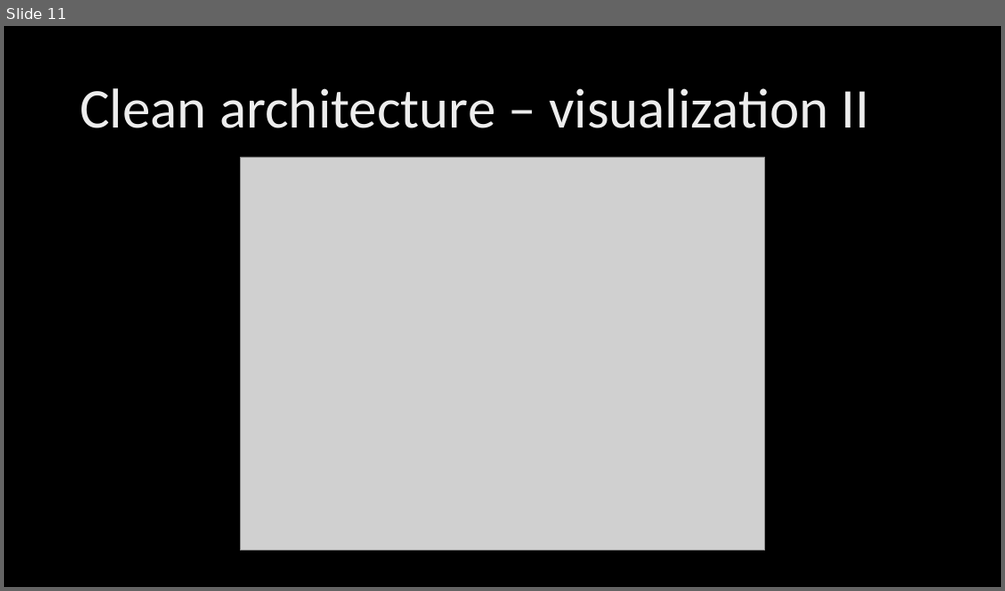
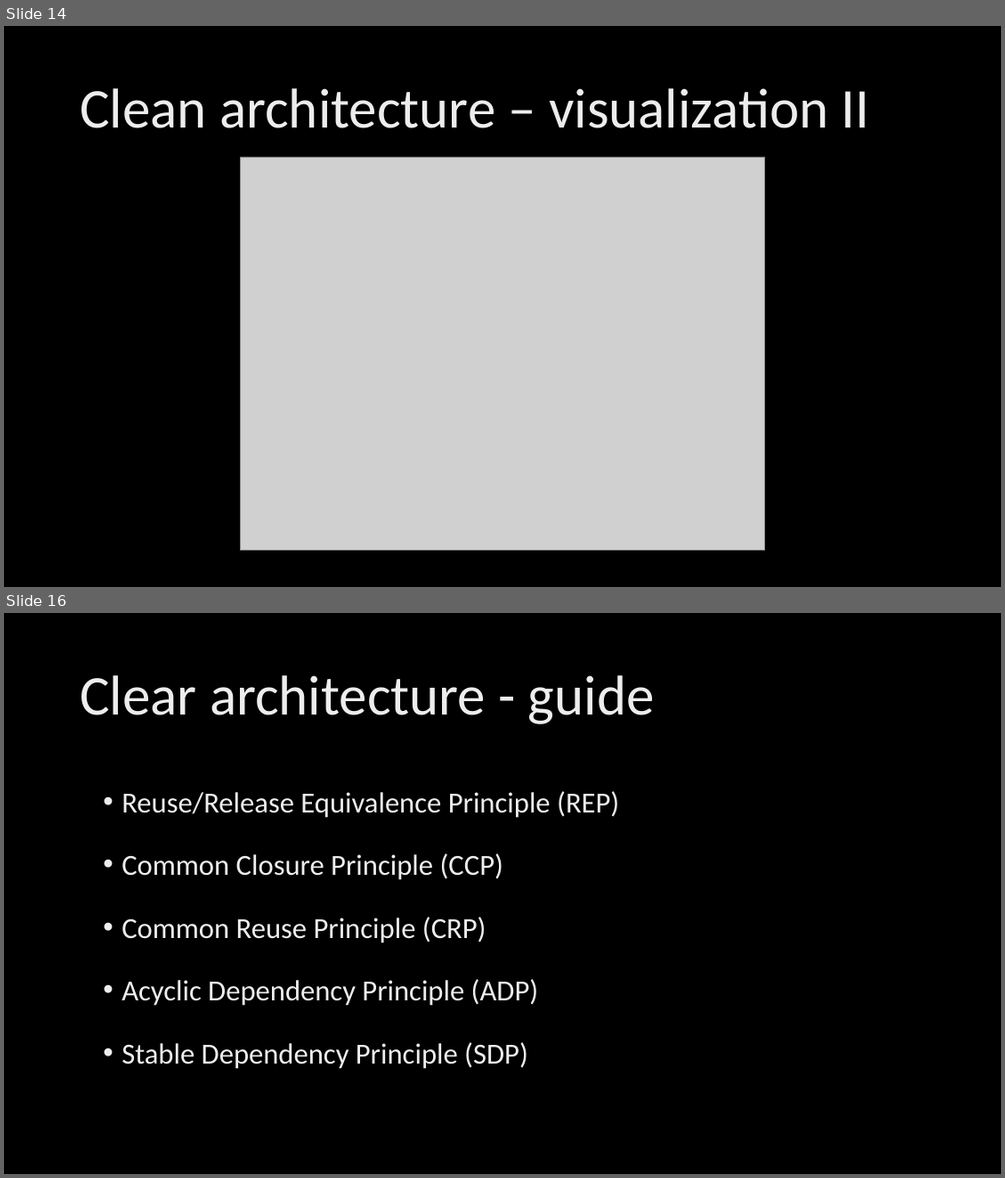
Before and after one commit to KonradGalczynski/Learning, a slide deck: CleanCodeCleanArch/CleanCodeCleanArch.pptx. Shown one above the other, each under a label of ours: slide 11 before the commit, slides 14 and 16 after it; the slides between them are not shown. The pictures are 1005x591 and 1005x1178 pixels, drawn with LibreOffice and Linux fonts; fonts in the diff are those of the drawing; grey boxes stand for pictures; background and template pictures are left out. Boxes give left, top, right and bottom in pixels: in the first picture for what was removed or moved away, otherwise in the second. Text is boxed around its words. In the diff, an @@ line names an element or a change of style, - is before the commit and + after.

```diff
--- a/CleanCodeCleanArch/CleanCodeCleanArch.pptx
+++ b/CleanCodeCleanArch/CleanCodeCleanArch.pptx
@@ slide 16 added at (4,613,1001,1174), background picture (left out) @@
@@ title added at (80,675,654,724), 54 pt, text gradient #BFBFBF to #EDEDED to #FFFFFF @@
+Clear architecture - guide
@@ text added at (121,791,619,1069), 28 pt, text gradient #BFBFBF to #EDEDED to #FFFFFF @@
+• Reuse/Release Equivalence Principle (REP)
+• Common Closure Principle (CCP)
+• Common Reuse Principle (CRP)
+• Acyclic Dependency Principle (ADP)
+• Stable Dependency Principle (SDP)
@@ what was slide 11 is now slide 14 @@
```
Also in this commit, not shown: 8 slides changed, 4 other slides added, 1 slide removed.
